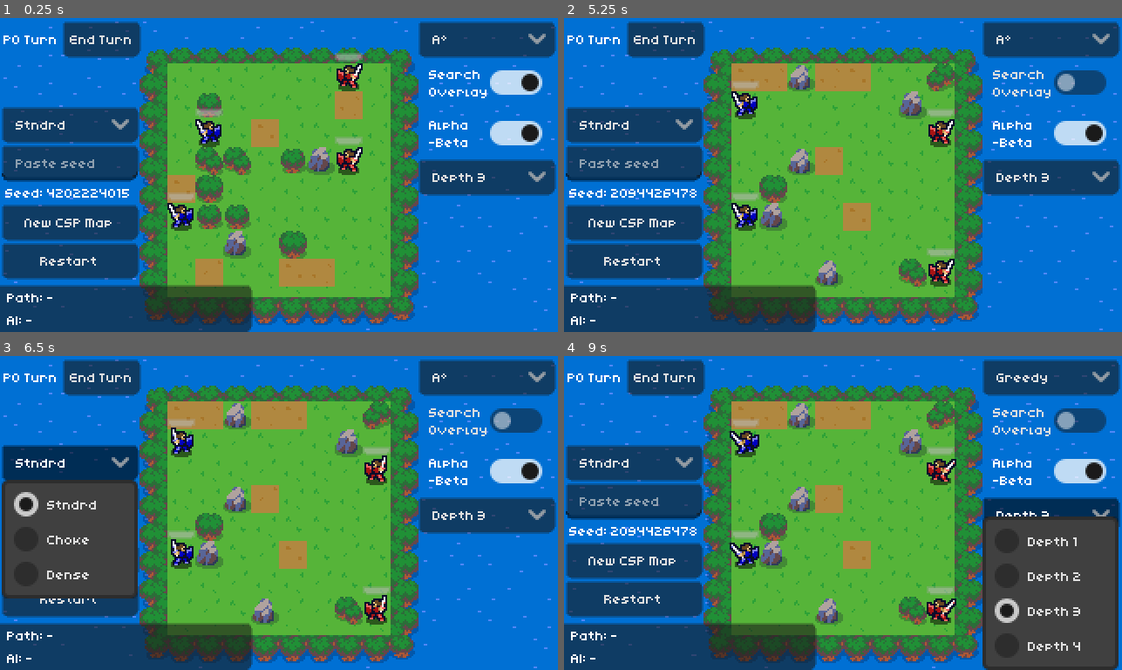
Above: before the commit, frames 1-4 (two rows, left to right).
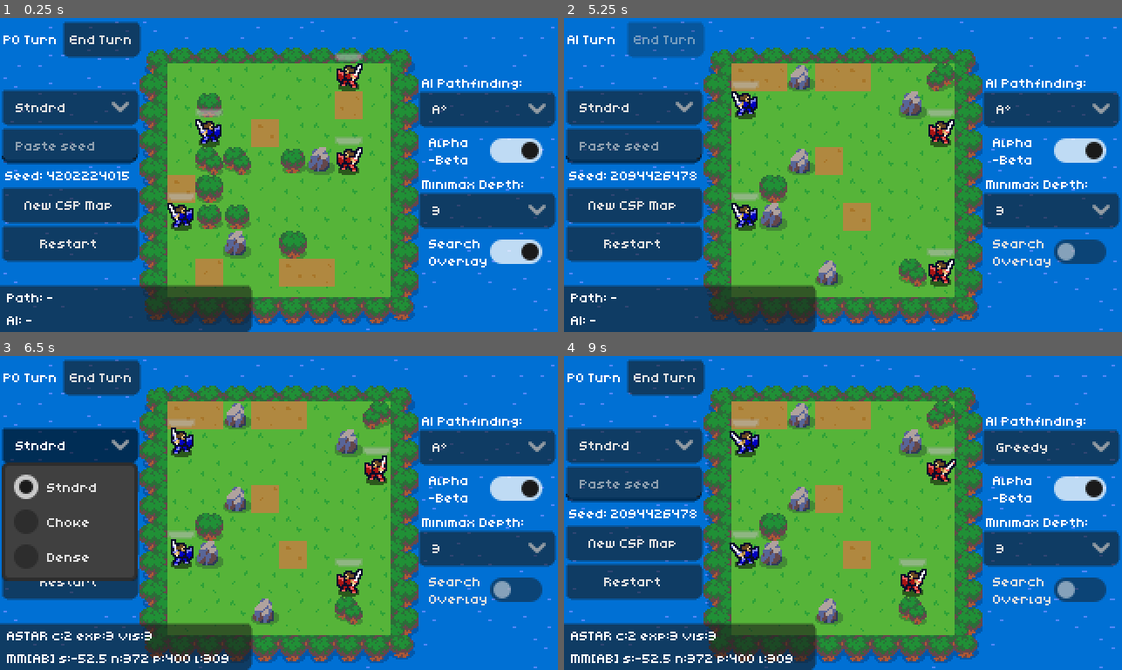
Above: after the commit, the same moments.

Repository: noor-shalaby/algo-knights
Game: Godot game, scene res://scenes/main.tscn
Same seed, same stepped clock (60 frames per second), same inputs: the game is played once before the commit and once after it.
Inputs:
- Up to frame 1 (0.25 s): no input
- Up to frame 2 (5.25 s): click "Search Overlay" at 0.5 s; click "New CSP Map" at 1.25 s; click "New CSP Map" at 2 s; click "Restart" at 2.75 s; click "Restart" at 3.5 s; click "Restart" at 4.25 s; click "End Turn" at 5 s
- Up to frame 3 (6.5 s): click "Stndrd" at 5.75 s
- Up to frame 4 (9 s): click "A*" at 6.5 s; click "Alpha -Beta" at 7.25 s; click "Greedy" (after the commit: "A*") at 8 s; click "Depth 3" (after the commit: "3") at 8.75 s

The runs differ from the first frame. In frame 1, 22% of the frame differs, in the area x 0-100%, y 1-84%; in frame 2, 24%; in frame 3, 22%; in frame 4, 31%, in the area x 0-100%, y 1-100%.

Commit message:
improve hud

Diff:
--- a/scenes/main.tscn
+++ b/scenes/main.tscn
@@ -355,10 +355,10 @@
 text = "End Turn"
 
 [node name="BarLeft" type="VBoxContainer" parent="CanvasLayer/HUD/MarginContainer" unique_id=1885563429]
-custom_minimum_size = Vector2(78, 147)
+custom_minimum_size = Vector2(78, 0)
 layout_mode = 2
 size_flags_horizontal = 0
-size_flags_vertical = 0
+size_flags_vertical = 4
 theme_override_constants/separation = 0
 
 [node name="VBoxContainer" type="VBoxContainer" parent="CanvasLayer/HUD/MarginContainer/BarLeft" unique_id=2125496167]
@@ -403,7 +403,12 @@
 custom_minimum_size = Vector2(77, 0)
 layout_mode = 2
 size_flags_horizontal = 8
-theme_override_constants/separation = 1
+size_flags_vertical = 4
+theme_override_constants/separation = 0
+
+[node name="AlgoLabel" type="Label" parent="CanvasLayer/HUD/MarginContainer/BarRight" unique_id=1600415523]
+layout_mode = 2
+text = " AI Pathfinding:"
 
 [node name="AlgoOption" type="OptionButton" parent="CanvasLayer/HUD/MarginContainer/BarRight" unique_id=720083385]
 unique_name_in_owner = true
@@ -419,15 +424,6 @@
 popup/item_2/text = "greedy"
 popup/item_2/id = 2
 
-[node name="SearchOverlayToggle" type="CheckButton" parent="CanvasLayer/HUD/MarginContainer/BarRight" unique_id=1600194075]
-unique_name_in_owner = true
-layout_mode = 2
-size_flags_vertical = 0
-theme_override_constants/h_separation = 0
-button_pressed = true
-text = "Search
-Overlay"
-
 [node name="AlphaBetaToggle" type="CheckButton" parent="CanvasLayer/HUD/MarginContainer/BarRight" unique_id=1088230717]
 unique_name_in_owner = true
 layout_mode = 2
@@ -436,6 +432,10 @@
 button_pressed = true
 text = "Alpha
 -Beta"
+
+[node name="AlgoLabel2" type="Label" parent="CanvasLayer/HUD/MarginContainer/BarRight" unique_id=34843423]
+layout_mode = 2
+text = " Minimax Depth:"
 
 [node name="DepthOption" type="OptionButton" parent="CanvasLayer/HUD/MarginContainer/BarRight" unique_id=485818748]
 unique_name_in_owner = true
@@ -450,6 +450,15 @@
 popup/item_1/id = 1
 popup/item_2/text = "greedy"
 popup/item_2/id = 2
+
+[node name="SearchOverlayToggle" type="CheckButton" parent="CanvasLayer/HUD/MarginContainer/BarRight" unique_id=1600194075]
+unique_name_in_owner = true
+layout_mode = 2
+size_flags_vertical = 0
+theme_override_constants/h_separation = 0
+button_pressed = true
+text = "Search
+Overlay"
 
 [node name="DebugPanel" type="PanelContainer" parent="CanvasLayer/HUD" unique_id=1660389984]
 custom_minimum_size = Vector2(84, 0)
--- a/scripts/view/main.gd
+++ b/scripts/view/main.gd
@@ -66,7 +66,7 @@
 	if depth_option != null:
 		depth_option.clear()
 		for d: int in [1, 2, 3, 4]:
-			depth_option.add_item("Depth %d" % d, d)
+			depth_option.add_item("%d" % d, d)
 		var default_idx: int = depth_option.get_item_index(minimax.max_depth)
 		if default_idx >= 0:
 			depth_option.select(default_idx)
